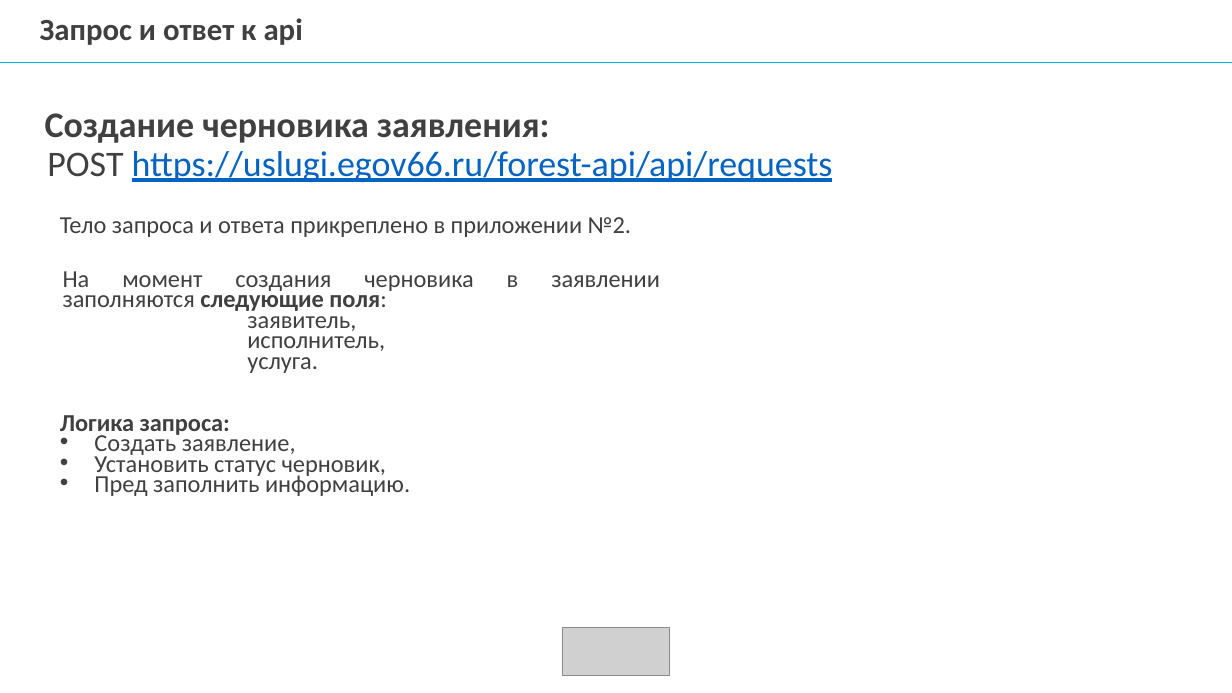
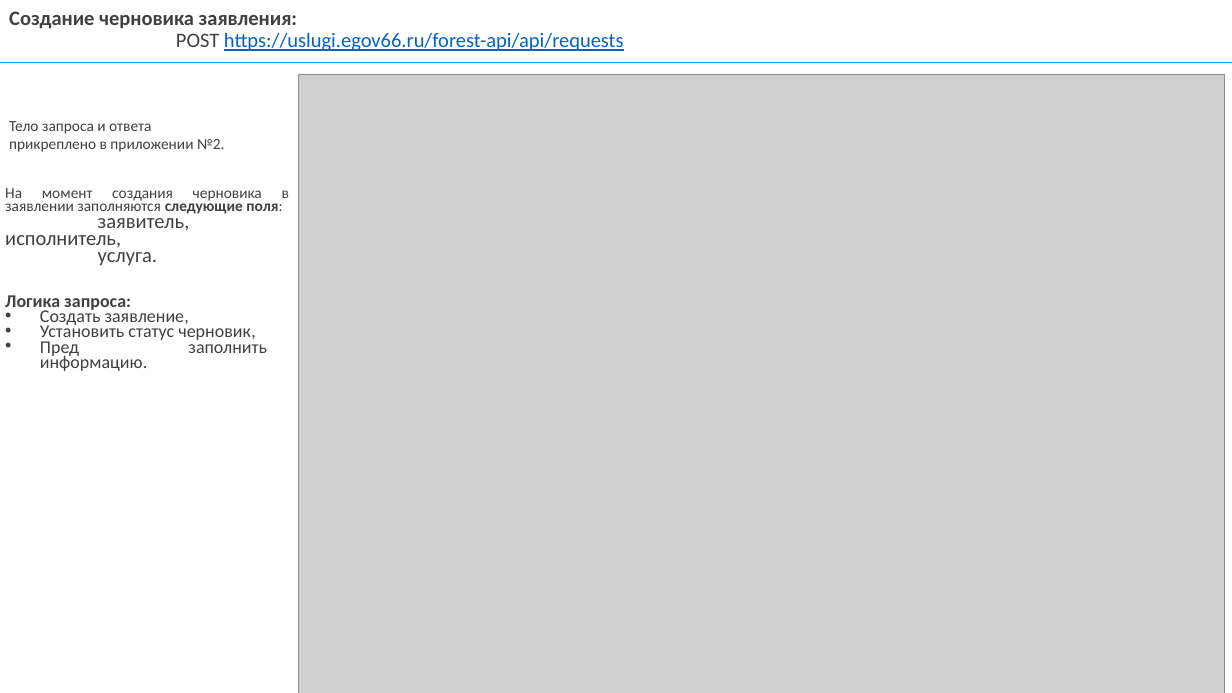
Before and after one commit to mcdodik20008/docs, a slide deck: slide 12 of Презентация диплома.pptx (slide 11 before the commit). Drawn at 1232x693 pixels with LibreOffice and Linux fonts; fonts in the diff are those of the drawing; grey boxes stand for pictures; background and template pictures are left out. Boxes give left, top, right and bottom in pixels: in the first picture for what was removed or moved away, otherwise in the second. Text is boxed around its words. In the diff, an @@ line names an element or a change of style, - is before the commit and + after.

```diff
--- a/Презентация диплома.pptx
+++ b/Презентация диплома.pptx
@@ text "Создание черновика заявления:": place and size @@
-text "Создание черновика заявления:" at (45, 113, 833, 182)
+text "Создание черновика заявления:" at (9, 11, 624, 51)
@@ text "Создание черновика заявления:" at (9, 11, 624, 51): size 28 to 16 pt; text colour #646464 to #404040 in "Создание черновика заявления:", "POST" @@
@@ text removed at (40, 18, 303, 45) @@
-Запрос и ответ к api
@@ picture added at (299, 74, 1225, 693) @@
@@ text "Тело запроса и ответа прикреплено ...": place and size @@
-text "Тело запроса и ответа прикреплено ..." at (60, 217, 631, 237)
+text "Тело запроса и ответа прикреплено ..." at (9, 121, 224, 152)
@@ text "Тело запроса и ответа прикреплено ..." at (9, 121, 224, 152): size 19 to 12 pt, text colour #646464 to #404040 @@
@@ text "На момент создания черновика в ...": place and size @@
-text "На момент создания черновика в ..." at (63, 271, 474, 373)
+text "На момент создания черновика в ..." at (5, 188, 289, 266)
@@ text at (5, 188, 289, 266): size 19 to 12 pt in "На момент создания черновика в заявлении заполняются ..."; text colour #646464 to #404040 in "На момент создания черновика в заявлении заполняются ...", "услуга."; size 19 to 16 pt in "услуга." @@
@@ text at (5, 211, 190, 248): text changed; size 19 to 16 pt; text colour #646464 to #404040 @@
-заявитель,
-исполнитель,
+заявитель, исполнитель,
@@ text "Логика запроса:": place and size @@
-text "Логика запроса:" at (60, 415, 410, 496)
+text "Логика запроса:" at (5, 295, 267, 371)
@@ text "Логика запроса:" at (5, 295, 267, 371): size 19 to 14 pt, text colour #646464 to #404040 @@
@@ picture removed at (563, 628, 670, 675) @@
```
Also in this commit, not shown: 14 other slides changed, 4 slides added, 3 slides removed, 4 other files.
